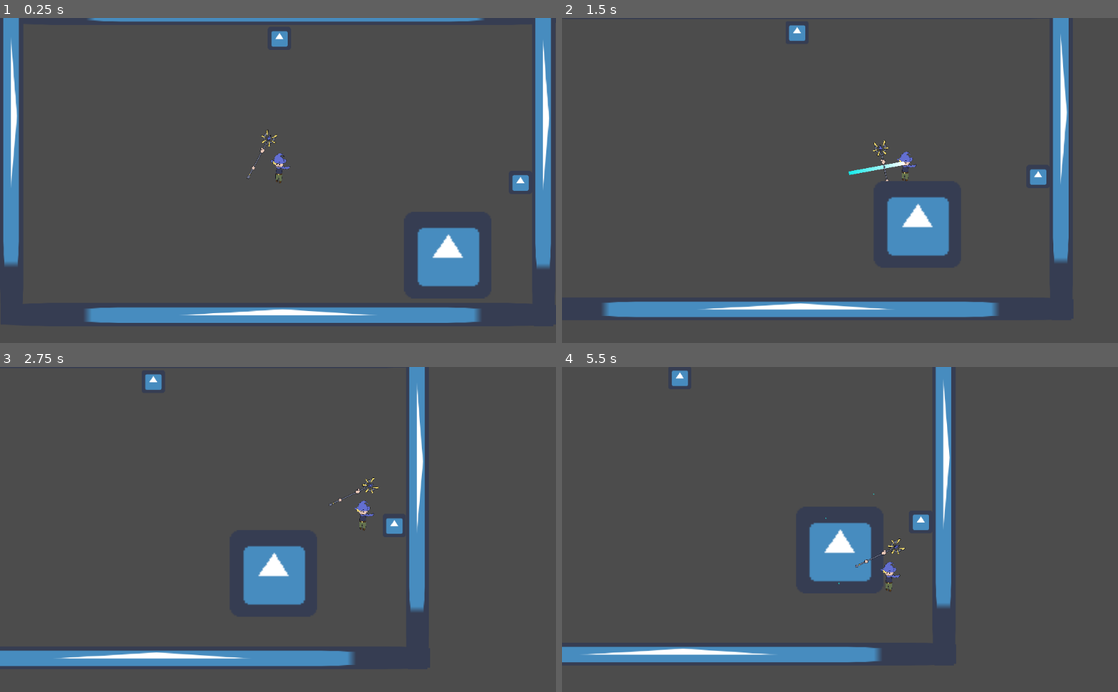
Above: before the commit, frames 1-4 (two rows, left to right).
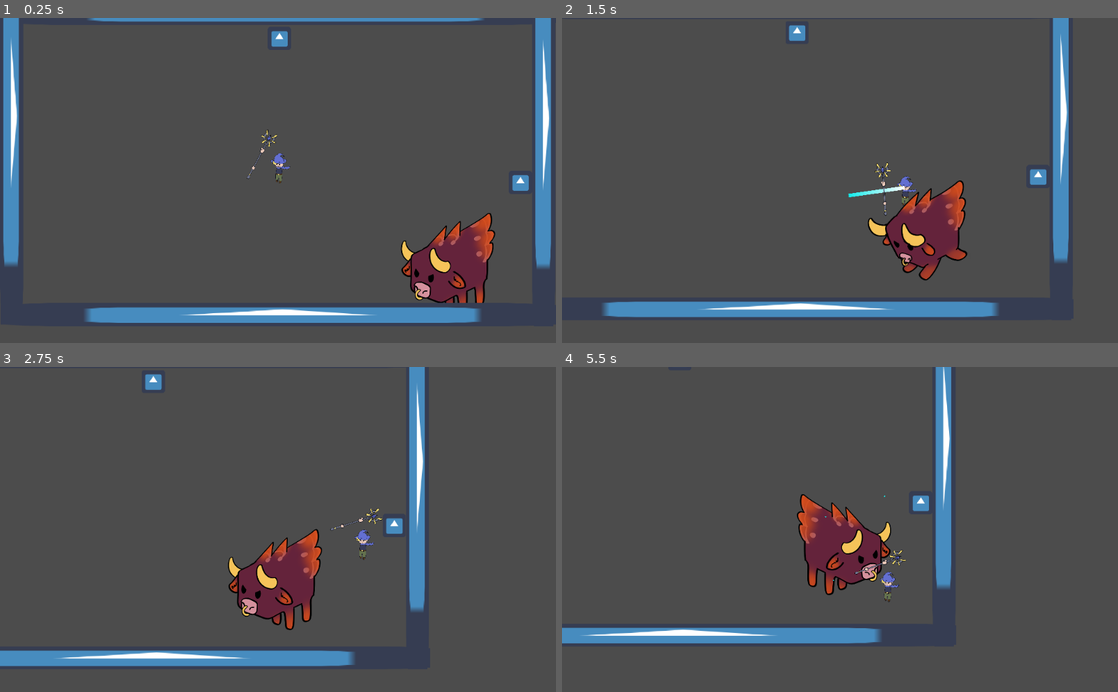
Above: after the commit, the same moments.

Repository: arnette-thomas/gmtk2021
Game: Godot game, scene res://scenes/bossStage.tscn
Two runs of this game, one before a commit and one after it. Both use one fixed random seed, a clock stepped at 60 frames per second and the inputs below. This scene is started directly instead of the project's main scene. The engine's default icon, where the game draws it, is replaced by a stand-in: a white triangle on a blue panel in a dark square.
Inputs (mouse positions are in pixels of both pictures, inside the frame that each line leads up to):
- Up to frame 1 (0.25 s): no input
- Up to frame 2 (1.5 s): tap Enter (ui_accept) at 0.5, 0.77 s; move the mouse to (962, 164) at 0.52 s; press the mouse at (962, 164) at 0.53 s; hold D (right) 0.53-1.28 s; move the mouse to (728, 196) at 1.27 s; release the mouse at (728, 196) at 1.28 s; hold S (down) from 1.28 s (still down); right-click (728, 196) at 1.35 s
- Up to frame 3 (2.75 s): tap Enter (ui_accept) at 1.52 s; move the mouse to (333, 458) at 2.02 s; release S (down) at 2.03 s; press the mouse at (333, 458) at 2.03 s; hold D (right) from 2.03 s (still down)
- Up to frame 4 (5.5 s): move the mouse to (812, 594) at 2.77 s; release D (right) at 2.78 s; release the mouse at (812, 594) at 2.78 s; hold Up (ui_up) 2.78-3.53 s; right-click (812, 594) at 2.85 s; tap Enter (ui_accept) at 3.02, 3.77, 4.52, 5 s; move the mouse to (1006, 578) at 3.52 s; press the mouse at (1006, 578) at 3.53 s; hold Q (left) 3.53-5.03 s; move the mouse to (673, 480) at 4.27 s; release the mouse at (673, 480) at 4.28 s; right-click (673, 480) at 4.35 s; move the mouse to (867, 529) at 5.02 s; press the mouse at (867, 529) at 5.03 s; hold S (down) from 5.03 s (still down)

The runs differ from the first frame. In frame 1, 3.3% of the frame differs, in the area x 72-90%, y 60-88%; in frame 2, 3.8%; in frame 3, 3.8%; in frame 4, 10%, in the area x 0-70%, y 0-92%.

Commit message:
Boss anim

Diff:
--- a/scenes/Minecraft.tscn
+++ b/scenes/Minecraft.tscn
@@ -56,42 +56,42 @@
 "values": [ 0, 1, 2, 1 ]
 }
 
-[sub_resource type="AnimationNodeAnimation" id=5]
+[sub_resource type="AnimationNodeAnimation" id=7]
 animation = "dash"
 
-[sub_resource type="AnimationNodeAnimation" id=6]
+[sub_resource type="AnimationNodeAnimation" id=8]
 animation = "idle"
 
-[sub_resource type="AnimationNodeTransition" id=7]
+[sub_resource type="AnimationNodeTransition" id=9]
 input_count = 2
 input_0/name = "idle"
 input_0/auto_advance = false
 input_1/name = "moving"
 input_1/auto_advance = false
 
-[sub_resource type="AnimationNodeTransition" id=8]
+[sub_resource type="AnimationNodeTransition" id=10]
 input_count = 2
 input_0/name = "run"
 input_0/auto_advance = false
 input_1/name = "dash"
 input_1/auto_advance = false
 
-[sub_resource type="AnimationNodeAnimation" id=9]
+[sub_resource type="AnimationNodeAnimation" id=11]
 animation = "run"
 
-[sub_resource type="AnimationNodeBlendTree" id=10]
+[sub_resource type="AnimationNodeBlendTree" id=16]
 graph_offset = Vector2( -664.831, 268.092 )
-nodes/dashing/node = SubResource( 5 )
+nodes/dashing/node = SubResource( 7 )
 nodes/dashing/position = Vector2( -340, 420 )
-nodes/idle/node = SubResource( 6 )
+nodes/idle/node = SubResource( 8 )
 nodes/idle/position = Vector2( -340, 80 )
-nodes/idle_state/node = SubResource( 7 )
+nodes/idle_state/node = SubResource( 9 )
 nodes/idle_state/position = Vector2( 100, 140 )
-nodes/move_state/node = SubResource( 8 )
+nodes/move_state/node = SubResource( 10 )
 nodes/move_state/position = Vector2( -100, 320 )
-nodes/running/node = SubResource( 9 )
+nodes/running/node = SubResource( 11 )
 nodes/running/position = Vector2( -340, 260 )
-node_connections = [ "output", 0, "idle_state", "idle_state", 0, "idle", "idle_state", 1, "move_state", "move_state", 0, "running", "move_state", 1, "dashing" ]
+node_connections = [ "output", 0, "idle_state", "move_state", 0, "running", "move_state", 1, "dashing", "idle_state", 0, "idle", "idle_state", 1, "move_state" ]
 
 [node name="Minecraft" type="KinematicBody2D" groups=[
 "enemies",
@@ -109,19 +109,19 @@
 
 [node name="CollisionShape2D" type="CollisionShape2D" parent="."]
 position = Vector2( 0, -30 )
-shape = SubResource( 1 )
+shape = SubResource( 12 )
 
 [node name="Timer" type="Timer" parent="."]
 wait_time = 5.0
 autostart = true
 
 [node name="AnimationPlayer" type="AnimationPlayer" parent="."]
-anims/dash = SubResource( 2 )
-anims/idle = SubResource( 3 )
-anims/run = SubResource( 4 )
+anims/dash = SubResource( 13 )
+anims/idle = SubResource( 14 )
+anims/run = SubResource( 15 )
 
 [node name="AnimationTree" type="AnimationTree" parent="."]
-tree_root = SubResource( 10 )
+tree_root = SubResource( 16 )
 anim_player = NodePath("../AnimationPlayer")
 active = true
 parameters/idle_state/current = 0
--- a/scenes/bossStage.tscn
+++ b/scenes/bossStage.tscn
@@ -7,9 +7,98 @@
 [ext_resource path="res://scripts/CameraShake.gd" type="Script" id=5]
 [ext_resource path="res://scenes/spikes.gd" type="Script" id=6]
 [ext_resource path="res://scenes/bossStage.gd" type="Script" id=7]
+[ext_resource path="res://sprites/boss_spritesheet.png" type="Texture" id=8]
 
 [sub_resource type="RectangleShape2D" id=1]
-extents = Vector2( 119.373, 118.759 )
+extents = Vector2( 104.069, 74.9515 )
+
+[sub_resource type="Animation" id=6]
+resource_name = "dash"
+length = 0.3
+loop = true
+step = 0.15
+tracks/0/type = "value"
+tracks/0/path = NodePath("Sprite:frame")
+tracks/0/interp = 1
+tracks/0/loop_wrap = true
+tracks/0/imported = false
+tracks/0/enabled = true
+tracks/0/keys = {
+"times": PoolRealArray( 0, 0.15 ),
+"transitions": PoolRealArray( 1, 1 ),
+"update": 1,
+"values": [ 3, 4 ]
+}
+
+[sub_resource type="Animation" id=4]
+resource_name = "idle"
+tracks/0/type = "value"
+tracks/0/path = NodePath("Sprite:frame")
+tracks/0/interp = 1
+tracks/0/loop_wrap = true
+tracks/0/imported = false
+tracks/0/enabled = true
+tracks/0/keys = {
+"times": PoolRealArray( 0 ),
+"transitions": PoolRealArray( 1 ),
+"update": 1,
+"values": [ 1 ]
+}
+
+[sub_resource type="Animation" id=5]
+resource_name = "run"
+length = 0.6
+loop = true
+step = 0.15
+tracks/0/type = "value"
+tracks/0/path = NodePath("Sprite:frame")
+tracks/0/interp = 1
+tracks/0/loop_wrap = true
+tracks/0/imported = false
+tracks/0/enabled = true
+tracks/0/keys = {
+"times": PoolRealArray( 0, 0.15, 0.3, 0.45 ),
+"transitions": PoolRealArray( 1, 1, 1, 1 ),
+"update": 1,
+"values": [ 0, 1, 2, 1 ]
+}
+
+[sub_resource type="AnimationNodeAnimation" id=7]
+animation = "dash"
+
+[sub_resource type="AnimationNodeAnimation" id=8]
+animation = "idle"
+
+[sub_resource type="AnimationNodeTransition" id=9]
+input_count = 2
+input_0/name = "idle"
+input_0/auto_advance = false
+input_1/name = "moving"
+input_1/auto_advance = false
+
+[sub_resource type="AnimationNodeTransition" id=10]
+input_count = 2
+input_0/name = "run"
+input_0/auto_advance = false
+input_1/name = "dash"
+input_1/auto_advance = false
+
+[sub_resource type="AnimationNodeAnimation" id=11]
+animation = "run"
+
+[sub_resource type="AnimationNodeBlendTree" id=12]
+graph_offset = Vector2( -664.831, 63.5 )
+nodes/dashing/node = SubResource( 7 )
+nodes/dashing/position = Vector2( -340, 420 )
+nodes/idle/node = SubResource( 8 )
+nodes/idle/position = Vector2( -340, 80 )
+nodes/idle_state/node = SubResource( 9 )
+nodes/idle_state/position = Vector2( 100, 140 )
+nodes/move_state/node = SubResource( 10 )
+nodes/move_state/position = Vector2( -100, 320 )
+nodes/running/node = SubResource( 11 )
+nodes/running/position = Vector2( -340, 260 )
+node_connections = [ "output", 0, "idle_state", "move_state", 0, "running", "move_state", 1, "dashing", "idle_state", 0, "idle", "idle_state", 1, "move_state" ]
 
 [sub_resource type="RectangleShape2D" id=2]
 extents = Vector2( 31.7187, 32.4605 )
@@ -26,7 +115,6 @@
 [node name="YSort" type="YSort" parent="."]
 
 [node name="Player" parent="YSort" instance=ExtResource( 4 )]
-position = Vector2( 0, 0 )
 
 [node name="Camera2D" type="Camera2D" parent="YSort/Player"]
 rotation = -0.261799
@@ -50,11 +138,27 @@
 
 [node name="Sprite" type="Sprite" parent="YSort/Boss"]
 position = Vector2( 0.0210647, 0.0716791 )
-scale = Vector2( 3.77421, 3.7508 )
-texture = ExtResource( 2 )
+scale = Vector2( 0.7, 0.7 )
+texture = ExtResource( 8 )
+hframes = 3
+vframes = 2
+frame = 1
 
 [node name="CollisionShape2D" type="CollisionShape2D" parent="YSort/Boss"]
+position = Vector2( 0, 19.199 )
 shape = SubResource( 1 )
+
+[node name="AnimationPlayer" type="AnimationPlayer" parent="YSort/Boss"]
+anims/dash = SubResource( 6 )
+anims/idle = SubResource( 4 )
+anims/run = SubResource( 5 )
+
+[node name="AnimationTree" type="AnimationTree" parent="YSort/Boss"]
+tree_root = SubResource( 12 )
+anim_player = NodePath("../AnimationPlayer")
+active = true
+parameters/idle_state/current = 0
+parameters/move_state/current = 0
 
 [node name="triggerButton" type="Node2D" parent="YSort"]
 script = ExtResource( 3 )
--- a/scripts/Boss.gd
+++ b/scripts/Boss.gd
@@ -14,6 +14,9 @@
 var dashDirection
 var dashSpeed
 
+onready var anim_tree : AnimationTree = $AnimationTree
+onready var sprite : Sprite = $Sprite
+
 # Called when the node enters the scene tree for the first time.
 func _ready():
 	position = get_viewport_rect().size / 2
@@ -29,7 +32,6 @@
 	deltaCounter += delta
 	if target == null: return
 
-
 	match behaviourStage:
 		0:
 			bossMoveTowardPlayer(delta)
@@ -39,6 +41,8 @@
 				dashDirection = position.direction_to(get_node("../Player").position).normalized()
 		1:
 			bossWaiting()
+			anim_tree.set("parameters/move_state/current", 1)
+			anim_tree.set("parameters/idle_state/current", 1)
 			if (deltaCounter > 1) :
 				deltaCounter -= 1
 				behaviourStage = 2
@@ -57,13 +61,17 @@
 
 func bossMoveTowardPlayer(delta):
 	var dir = position.direction_to(target.position).normalized()
+	sprite.flip_h = dir.x > 0
 	move_and_collide(dir * moveSpeed * delta)
+	anim_tree.set("parameters/move_state/current", 0)
+	anim_tree.set("parameters/idle_state/current", 1)
 	pass
 
 func bossWaiting():
-	pass
+	anim_tree.set("parameters/idle_state/current", 0)
 
 func bossDashing(delta):
+	sprite.flip_h = dashDirection.x > 0
 	move_and_collide(dashDirection * dashSpeed * delta)
 	pass
 
Not shown: 3 places in scenes/Minecraft.tscn that only renumber resources
Not shown: 1 places in scenes/bossStage.tscn that only renumber resources
Binary file added: sprites/boss_spritesheet.png
Not shown, added: sprites/boss_spritesheet.png.import
